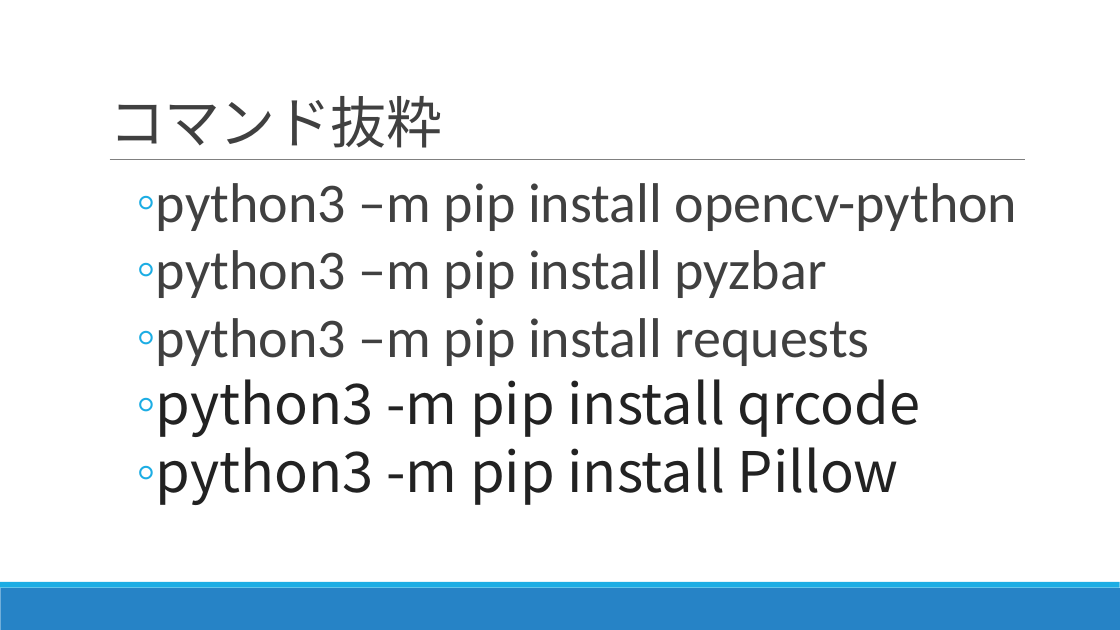
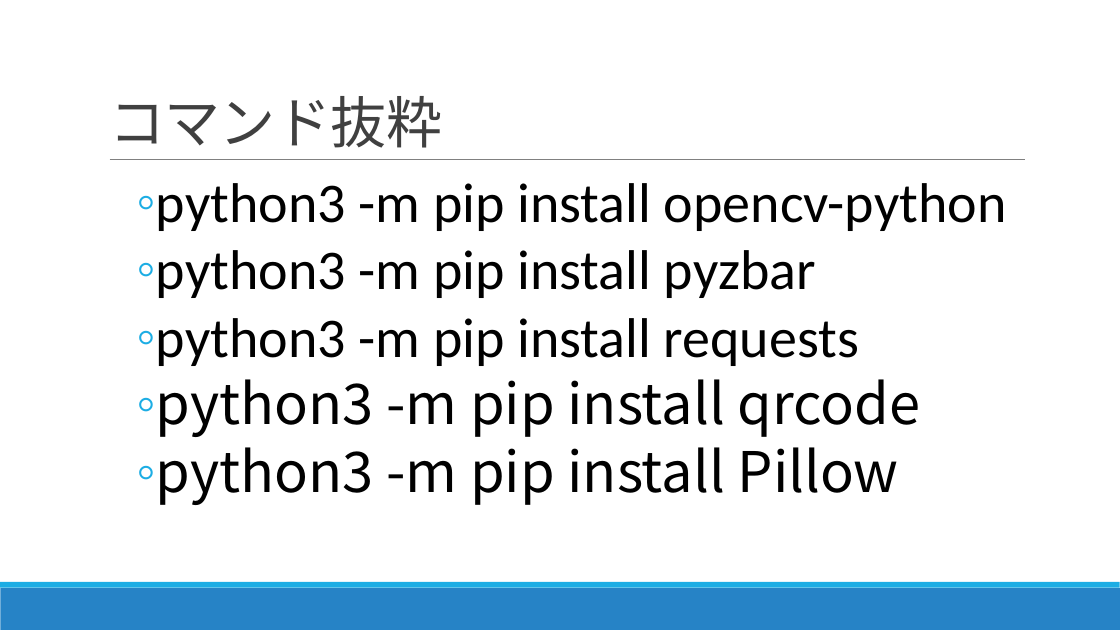
Before and after one commit to nc30mtd/noastec-smiottk, a slide deck: slide 9 of IoTセミナーテキスト.pptx. Drawn at 1120x630 pixels with LibreOffice and Linux fonts; fonts in the diff are those of the drawing. Boxes give left, top, right and bottom in pixels: in the first picture for what was removed or moved away, otherwise in the second. Text is boxed around its words. In the diff, an @@ line names an element or a change of style, - is before the commit and + after.

```diff
--- a/IoTセミナーテキスト.pptx
+++ b/IoTセミナーテキスト.pptx
@@ text at box(156, 183, 1007, 366): text changed; text colour #404040 to #000000 @@
-    ◦ python3 –m pip install opencv-python
-    ◦ python3 –m pip install pyzbar
-    ◦ python3 –m pip install requests
+    ◦ python3 -m pip install opencv-python
+    ◦ python3 -m pip install pyzbar
+    ◦ python3 -m pip install requests
@@ text at box(156, 379, 921, 505): text colour #222222 to #000000 in "python3 -m pip install qrcode", "python3 -m pip install Pillow" @@
```
Also in this commit, not shown: 6 other slides changed.
